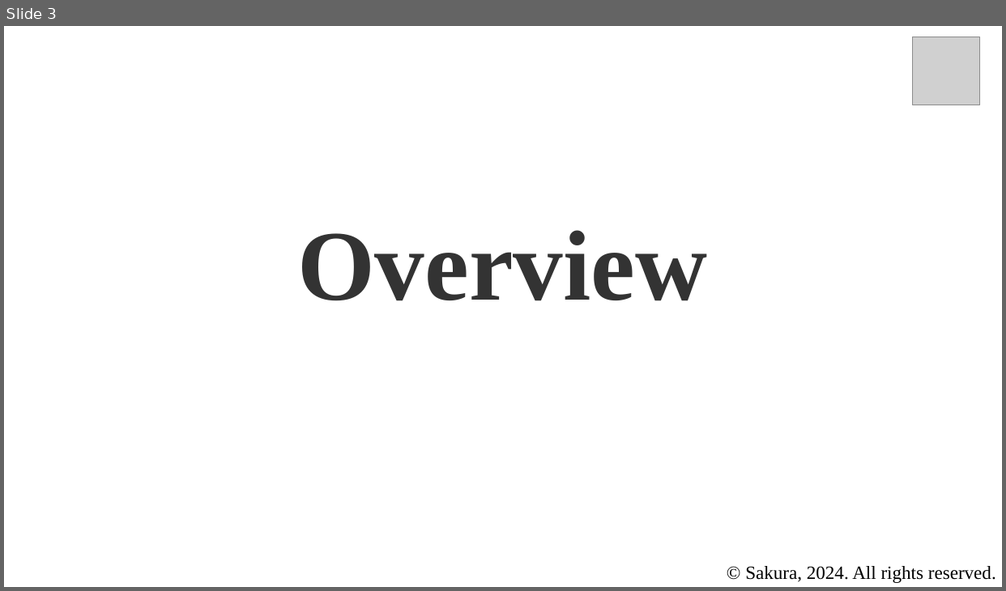
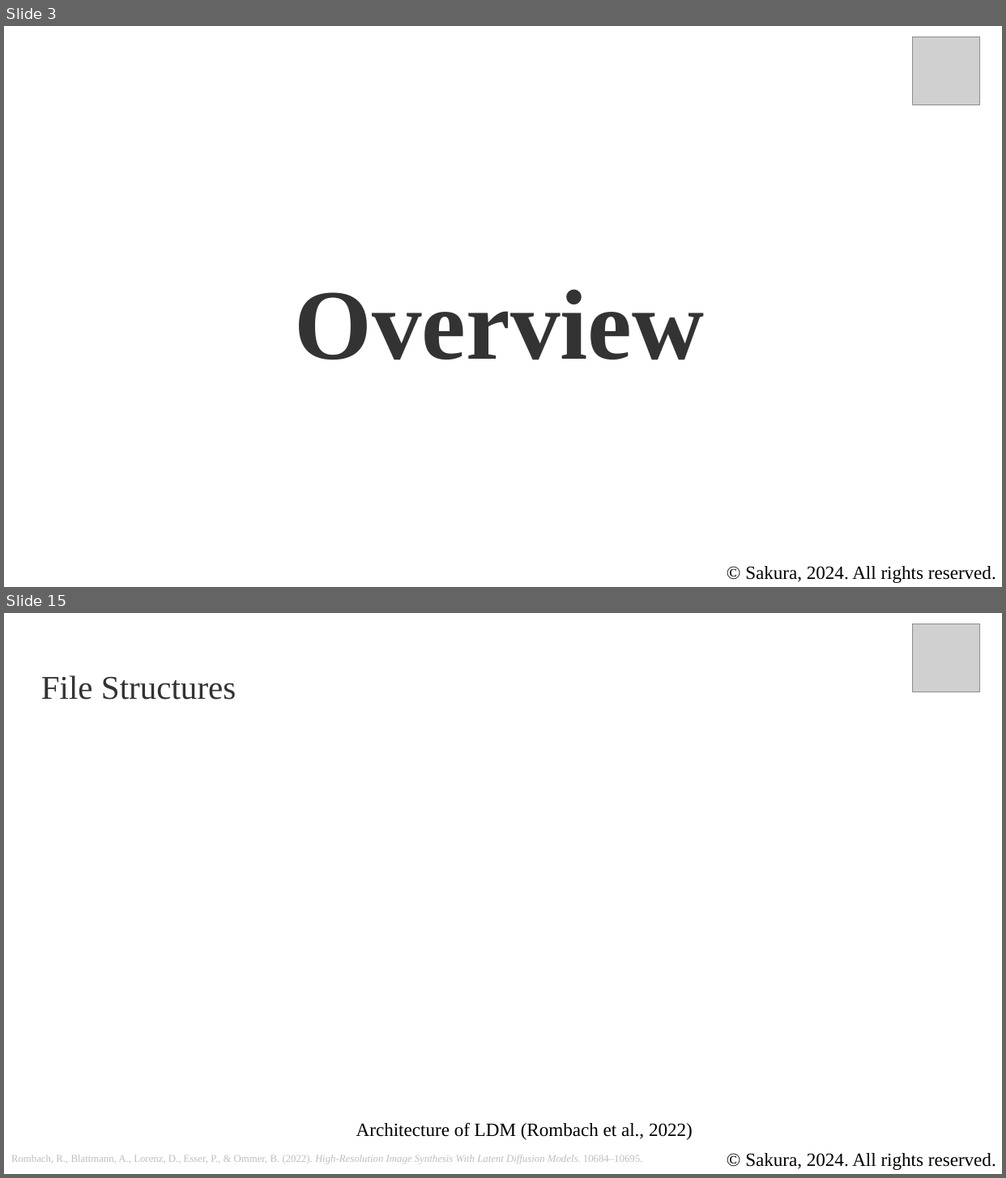
Before and after one commit to Bili-Sakura/GISLab-Short-Term-Course, a slide deck: lectures/Introduction_to_Stable_Diffusions_with_Codes.pptx. Shown one above the other, each under a label of ours: slide 3 before the commit, slides 3 and 15 after it; the slides between them are not shown. The pictures are 1006x591 and 1006x1178 pixels, drawn with LibreOffice and Linux fonts; fonts in the diff are those of the drawing; grey boxes stand for pictures. Boxes give left, top, right and bottom in pixels: in the first picture for what was removed or moved away, otherwise in the second. Text is boxed around its words. In the diff, an @@ line names an element or a change of style, - is before the commit and + after.

```diff
--- a/lectures/Introduction_to_Stable_Diffusions_with_Codes.pptx
+++ b/lectures/Introduction_to_Stable_Diffusions_with_Codes.pptx
@@ slide 15 added at (4, 613, 1002, 1174), background #FFFFFF @@
@@ picture added at (913, 624, 980, 692) @@
@@ text added at (41, 675, 236, 700), 32 pt, text #333333 @@
+  File Structures
@@ text added at (356, 1122, 692, 1140), 18 pt, text #000000 @@
+Architecture of LDM (Rombach et al., 2022)
@@ text added at (11, 1155, 643, 1165), 10 pt, text #BFBFBF @@
+Rombach, R., Blattmann, A., Lorenz, D., Esser, P., & Ommer, B. (2022). High-Resolution Image Synthesis With Latent Diffusion Models. 10684–10695.
@@ text added at (745, 1153, 996, 1170), 18 pt, text #000000 @@
+© Sakura, 2024. All rights reserved.
@@ slide 3 changed as well @@
@@ text "Overview": place and size @@
-text "Overview" at (297, 230, 707, 301)
+text "Overview" at (295, 289, 705, 361)
```
Also in this commit, not shown: 2 other slides changed, 13 other slides added, 1 slide removed, 2 other files.
